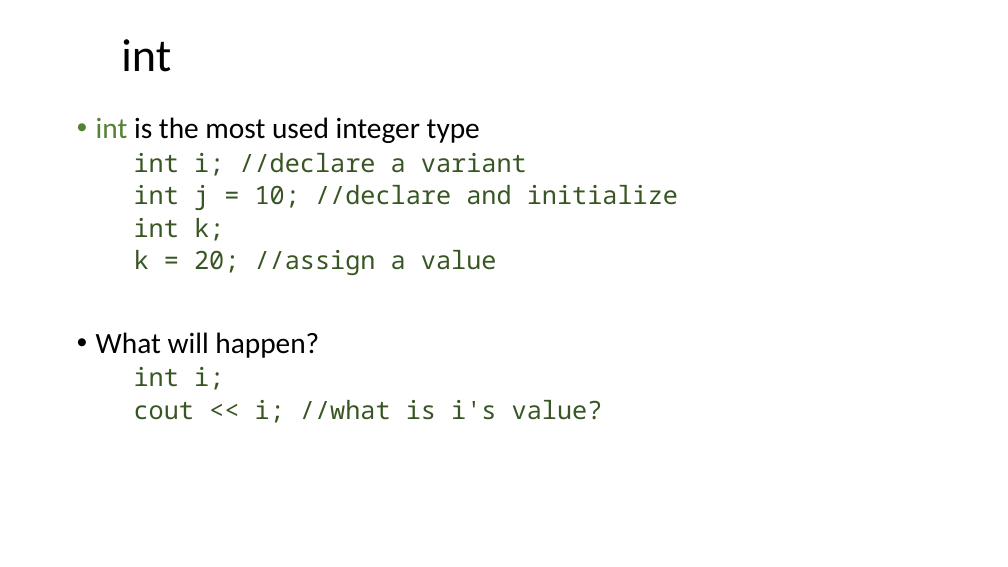
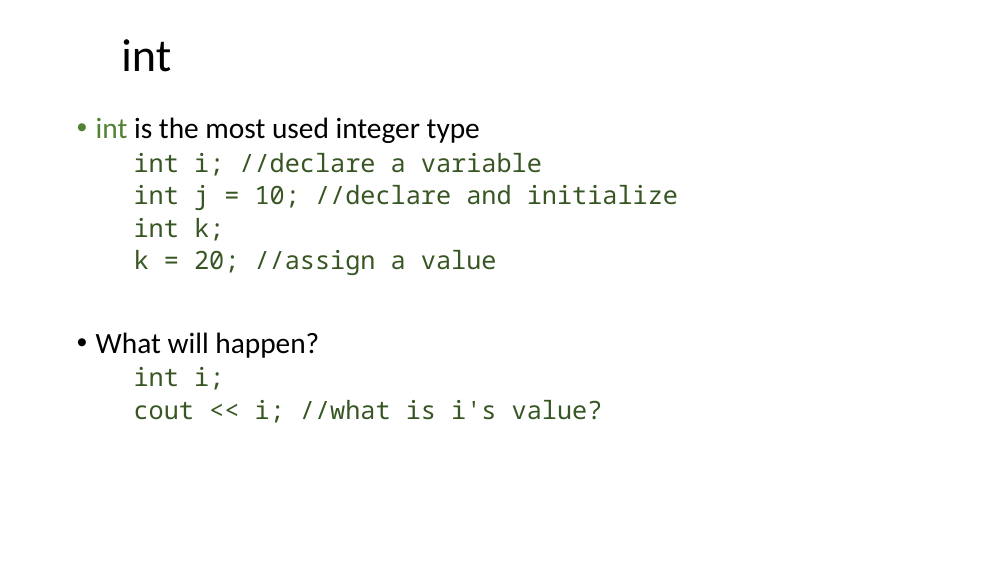
Before and after one commit to dayekuaipao/CPPLearning, a slide deck: slide 3 of week02/Lecture02.pptx. Drawn at 1008x567 pixels with LibreOffice and Linux fonts; fonts in the diff are those of the drawing; background and template pictures are left out. Boxes give left, top, right and bottom in pixels: in the first picture for what was removed or moved away, otherwise in the second. Text is boxed around its words. In the diff, an @@ line names an element or a change of style, - is before the commit and + after.

```diff
--- a/week02/Lecture02.pptx
+++ b/week02/Lecture02.pptx
@@ text at (134, 153, 542, 176): text changed @@
-  int i; //declare a variant
+  int i; //declare a variable
```
Also in this commit, not shown: 4 other slides changed, 1 slide added, 12 other files.
